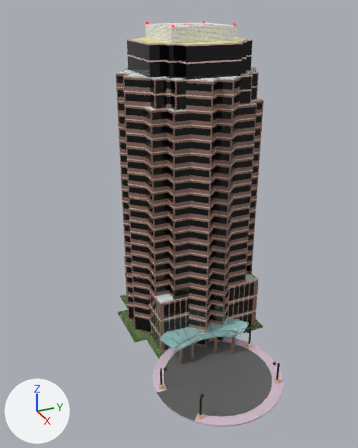
Before and after pictures for a commit that changed the glTF model Gangsta Wizards/Main/BUILDINGS/Business/Nakatomi Plaza.glb.
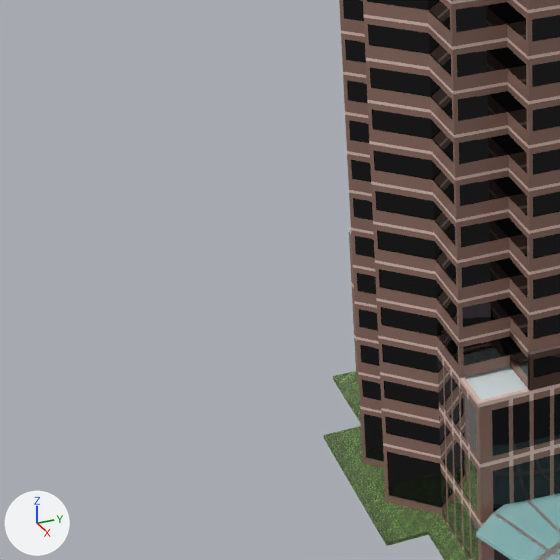
Each version appears first whole from a 50 mm lens placed at (107.6, -50.8, 82.0), pointed at (10.4, -7.0, 33.4), and next in a close-up on the part from 8% to 51% of the width and 43% to 77% of the height. Lighting does not change. The marker at lower left points along +X, +Y and +Z. The first two pictures are the older version. Where no turn or scale is listed for an object, it has been applied to the vertices.

The scene before the commit, as lines of its bpy script (objects in view):
```python
me_cube = bpy.data.meshes.new('Cube')
me_cube.from_pydata(...)  # a box spanning x -15.5..18.4, y -15.9..20.9, z -0.3..0.3
me_cube.materials.append(mat_col)  # white #e7e7e7
me_cube_001 = bpy.data.meshes.new('Cube.001')
me_cube_001.from_pydata(...)  # 19979 vertices, 39520 faces; spans x -17.0..16.9, y -16.7..17.2, z 0.3..76.5
# faces by material slot: [344, 19974, 10560, 8548, 34, 10, 50]
me_cube_001.materials.append(mat_roof)  # white #dbe7e7
me_cube_001.materials.append(mat_ext_1)  # brown #917265
me_cube_001.materials.append(mat_ext_2)  # pale pink #e7cbc3
me_cube_001.materials.append(mat_black_windows)  # black #000000
me_cube_001.materials.append(mat_roof_2)  # yellow #e7e293
me_cube_001.materials.append(mat_siding)  # picture img_white_siding
me_cube_001.materials.append(mat_helipad)  # red #e7000a
me_cylinder = bpy.data.meshes.new('Cylinder')
me_cylinder.from_pydata(...)  # 189 vertices, 358 faces; spans x -15.2..-4.4, y -10.3..13.0, z -4.6..1.1
# faces by material slot: [173, 137, 48]
me_cylinder.materials.append(mat_overhang)  # cyan #ade7e7
me_cylinder.materials.append(mat_gray_metal)  # white #e7e7e7
me_cylinder.materials.append(mat_ext_1)  # brown #917265
ob_groundcol_001 = bpy.data.objects.new('Groundcol.001', me_cube)
ob_groundcol_001.location = (-2.94, -2.18, 0.36)
ob_overhang = bpy.data.objects.new('Overhang', me_cylinder)
ob_overhang.location = (26.86, -4.33, 5.09)
ob_tower = bpy.data.objects.new('Tower', me_cube_001)
ob_tower.location = (0.0, 0.0, 0.0)
```
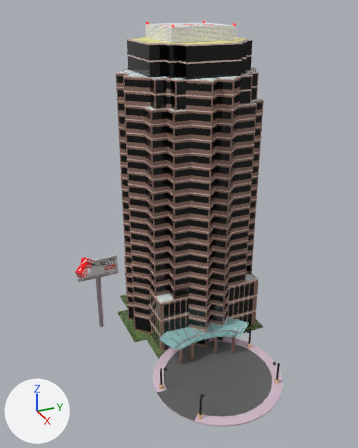
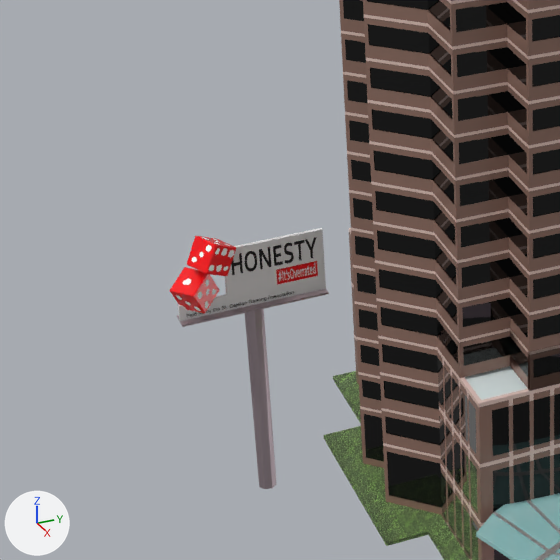
What differs and where, as boxes (x1, y1, x2, y2) in the close-ups (560 x 560 px):
'BillboardBack', added
    after: (178, 228, 326, 321)
    faces in mat_white (white #e7e7e7): (178, 228, 326, 321)
    faces in mat_red (red #e7000b): (276, 261, 318, 285)
'Support', added
    after: (245, 309, 277, 489)
'Dice', added
    after: (170, 236, 236, 313)
    faces in mat_solid_part (red #ff000b): (170, 236, 236, 313)
    faces in mat_dots (white #ffffff): (176, 237, 234, 311)
'Stand', added
    after: (177, 289, 329, 327)
'Text.001', added
    after: (231, 237, 316, 282)
    faces in mat_sign_black (black #000000): (231, 237, 316, 275)
    faces in mat_white (white #e7e7e7): (278, 263, 316, 282)
'Text.004', added
    after: (186, 291, 294, 317)

The change, as a diff of the scene's bpy script:
```diff
--- a/Gangsta Wizards/Main/BUILDINGS/Business/Nakatomi Plaza.glb.py
+++ b/Gangsta Wizards/Main/BUILDINGS/Business/Nakatomi Plaza.glb.py
@@ me_cube_002 @@
+me_cube_002.from_pydata([(-1.4, -6.12, -0.08), (-1.4, -6.12, 0.08), (-1.61, 6.07, -0.08), (-1.61, 6.07, 0.08), (0.28, -6.09, -0.08), (0.28, -6.09, 0.08), (0.08, 6.1, -0.08), (0.08, 6.1, 0.08)], [], [(0, 1, 3), (0, 3, 2), (2, 3, 7), (2, 7, 6), (6, 7, 5), (6, 5, 4), (4, 5, 1), (4, 1, 0), (2, 6, 4), (2, 4, 0), (7, 3, 1), (7, 1, 5)])
+me_cube_002.materials.append(mat_metal)  # light grey #cab9c0
@@ ob_text_004 @@
+ob_text_004 = bpy.data.objects.new('Text.004', me_text_008)  # 2424 vertices, 4616 faces; spans x 0.0..0.58, y -11.28..-0.03, z -0.09..0.32; in mat_sign_black (black #000000)
+ob_text_004.location = (-17.9, -14.76, 7.79)
@@ ob_text_001 @@
+ob_text_001 = bpy.data.objects.new('Text.001', me_text_001)  # 1592 vertices, 3072 faces; spans x -0.4..0.06, y -3.74..3.73, z -0.02..3.34; in mat_white (white #e7e7e7), mat_sign_black (black #000000)
+ob_text_001.location = (-17.48, -18.35, 9.18)
@@ ob_support @@
+ob_support = bpy.data.objects.new('Support', me_cylinder_004)  # 17 vertices, 30 faces; spans x -0.8..0.8, y -0.8..0.8, z -13.7..3.8; in mat_metal (light grey #cab9c0)
+ob_support.location = (-17.61, -20.49, 3.6)
@@ ob_stand @@
+ob_stand = bpy.data.objects.new('Stand', me_cube_002)
+ob_stand.location = (-16.95, -20.48, 7.49)
@@ ob_dice @@
+ob_dice = bpy.data.objects.new('Dice', me_cube_004)  # 390 vertices, 772 faces; spans x -2.11..1.78, y -3.49..1.95, z -4.54..1.61; in mat_solid_part (red #ff000b), mat_dots (white #ffffff)
+ob_dice.location = (-17.1, -23.69, 12.97)
@@ ob_billboardback @@
+ob_billboardback = bpy.data.objects.new('BillboardBack', me_cube_003)  # 48 vertices, 92 faces; spans x -0.25..0.25, y -6.1..6.1, z -2.29..3.23; in mat_white (white #e7e7e7), mat_red (red #e7000b)
+ob_billboardback.location = (-17.61, -20.49, 9.85)
```
